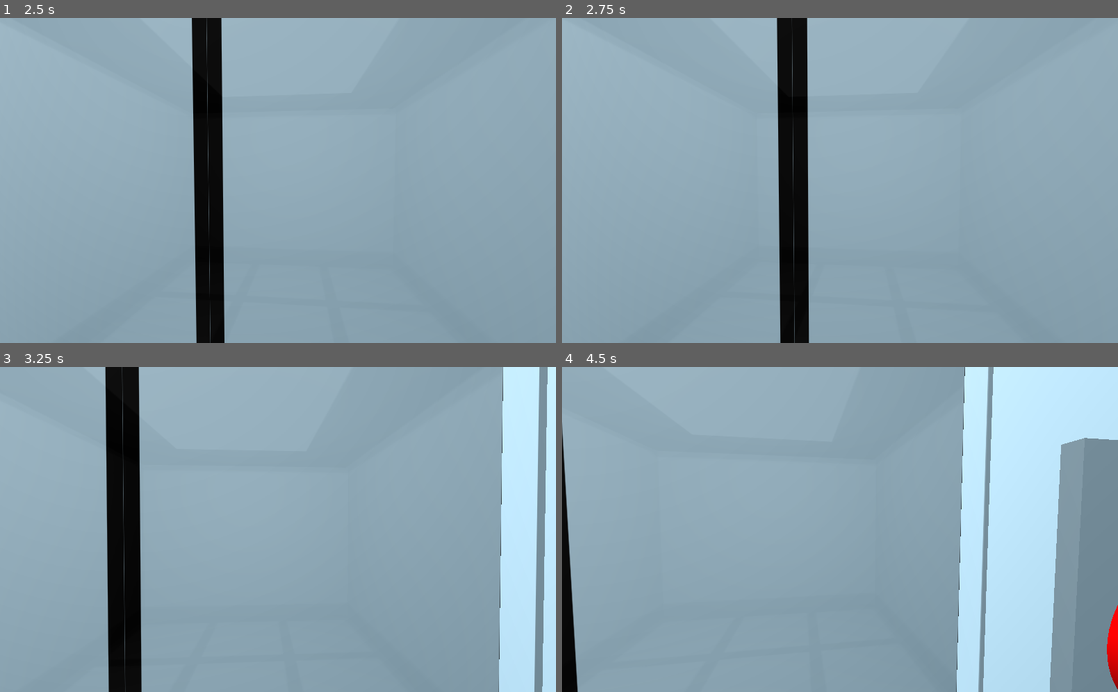
Above: before the commit, frames 1-4 (two rows, left to right).
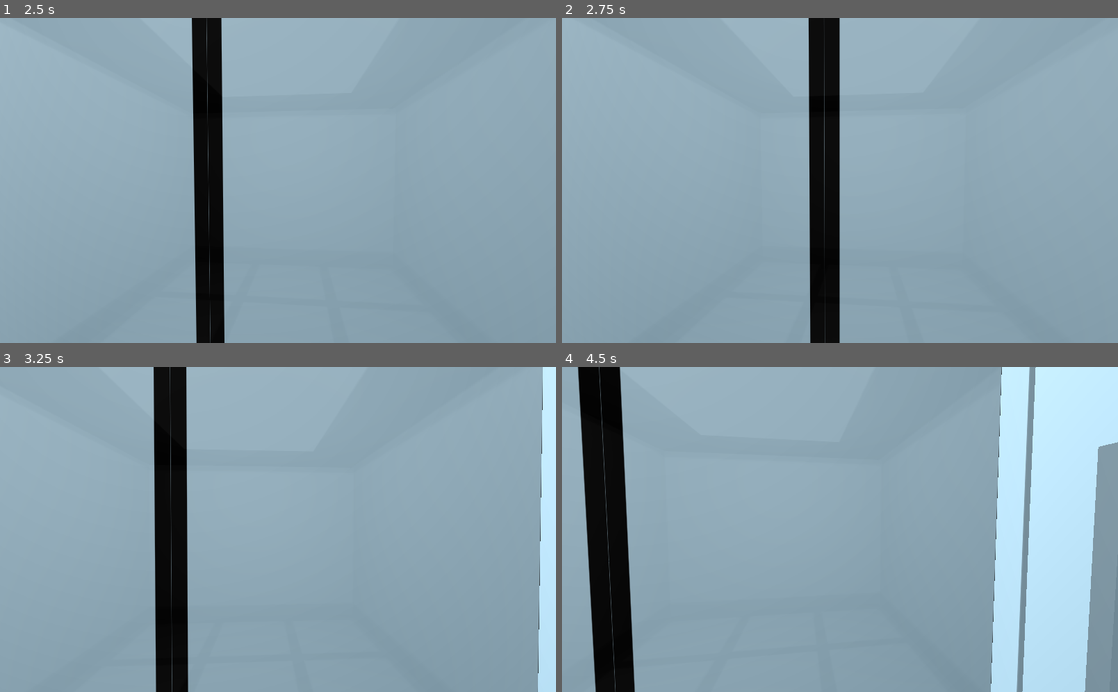
Above: after the commit, the same moments.

Repository: RoxoFoxo/the-elevator
Game: Godot game, scene res://scenes/MainMenu.tscn
The game is run twice, just before and just after one commit, with the same random seed, the same clock (stepped at 60 frames per second) and the same inputs.
Inputs (mouse positions are in pixels of both pictures, inside the frame that each line leads up to):
- Up to frame 1 (2.5 s): click "PLAY" at 0.5 s; tap Enter at 1.25 s; move the mouse to (305, 180) at 1.27 s; press the mouse at (305, 180) at 1.28 s; hold W (move_forward) from 1.28 s (still down); move the mouse to (250, 180) at 2.02 s; release the mouse at (250, 180) at 2.03 s; tap E (use) at 2.1 s
- Up to frame 2 (2.75 s): keep holding W (move_forward)
- Up to frame 3 (3.25 s): keep holding W (move_forward); move the mouse to (289, 523) at 2.77 s; press the mouse at (289, 523) at 2.78 s
- Up to frame 4 (4.5 s): keep holding W (move_forward); move the mouse to (834, 536) at 3.52 s; release the mouse at (834, 536) at 3.53 s; tap E (use) at 3.6 s; move the mouse to (878, 532) at 4.27 s; press the mouse at (878, 532) at 4.28 s

Frame 1 is identical in both runs. In frame 2, 11% of the frame differs, in the area x 38-50%, y 0-100%; in frame 3, 20%; in frame 4, 21%, in the area x 0-100%, y 0-100%.

Commit message:
Feat: more beachballs

Diff:
--- a/scenes/Act1.gd
+++ b/scenes/Act1.gd
@@ -80,7 +80,7 @@
 	yield($"../Dialog", "done")
 	_say1("nowadays it's so easy to misunderstand people", 0.05)
 	yield($"../Dialog", "done")
-	_say1("did you know that my boyfrind thought that I" +
+	_say1("did you know that my boyfriend thought that I" +
 	" was pregnant just because I wanted a pineapple on my milkshake?", 0.05)
 	yield($"../Dialog", "done")
 	# = pause
@@ -137,7 +137,7 @@
 	yield($"../Dialog", "done")
 	_say2("I don't like to be famous", 0.05)
 	yield($"../Dialog", "done")
-	_say2("only bad things happens with fammous people", 0.05)
+	_say2("only bad things happens with famous people", 0.05)
 	yield($"../Dialog", "done")
 	_say2("even more if you have a BlueBird account", 0.05)
 	yield($"../Dialog", "done")
--- a/scenes/EndingFloor.tscn
+++ b/scenes/EndingFloor.tscn
@@ -293,6 +293,26 @@
 [sub_resource type="SphereMesh" id=92]
 
 [sub_resource type="SpatialMaterial" id=93]
+albedo_texture = ExtResource( 2 )
+
+[sub_resource type="PhysicsMaterial" id=94]
+bounce = 0.5
+
+[sub_resource type="SphereShape" id=95]
+
+[sub_resource type="SphereMesh" id=96]
+
+[sub_resource type="SpatialMaterial" id=97]
+albedo_texture = ExtResource( 2 )
+
+[sub_resource type="PhysicsMaterial" id=98]
+bounce = 0.5
+
+[sub_resource type="SphereShape" id=99]
+
+[sub_resource type="SphereMesh" id=100]
+
+[sub_resource type="SpatialMaterial" id=101]
 albedo_texture = ExtResource( 2 )
 
 [node name="EndingFloor" type="Spatial"]
@@ -747,25 +767,25 @@
 [node name="MeshInstance" type="MeshInstance" parent="RigidBody"]
 transform = Transform( 1, 0, 0, 0, -4.37114e-08, -1, 0, 1, -4.37114e-08, 0, 0.4, 0 )
 mesh = SubResource( 86 )
-material/0 = SubResource( 94 )
+material/0 = SubResource( 87 )
 
 [node name="MeshInstance2" type="MeshInstance" parent="RigidBody"]
 transform = Transform( 1, 0, 0, 0, 1, 0, 0, 0, 1, 0, 0.1, 0 )
-mesh = SubResource( 87 )
-material/0 = SubResource( 94 )
+mesh = SubResource( 88 )
+material/0 = SubResource( 87 )
 
 [node name="MeshInstance3" type="MeshInstance" parent="RigidBody"]
 transform = Transform( 1, 0, 0, 0, 1, 0, 0, 0, 1, -0.07, -0.3, 0 )
 mesh = SubResource( 89 )
-material/0 = SubResource( 94 )
+material/0 = SubResource( 87 )
 
 [node name="MeshInstance4" type="MeshInstance" parent="RigidBody"]
 transform = Transform( 1, 0, 0, 0, 1, 0, 0, 0, 1, 0.07, -0.3, 0 )
 mesh = SubResource( 89 )
-material/0 = SubResource( 94 )
+material/0 = SubResource( 87 )
 
 [node name="BeachBall" type="RigidBody" parent="."]
-transform = Transform( 0.913886, 0.405971, 0, -0.405971, 0.913886, 0, 0, 0, 1, 0.205678, 1.3016, -2.8891 )
+transform = Transform( 0.913886, 0.405971, 0, -0.405971, 0.913886, 0, 0, 0, 1, 0.205678, 2.44879, -2.8891 )
 physics_material_override = SubResource( 90 )
 __meta__ = {
 "_edit_group_": true
@@ -779,3 +799,35 @@
 transform = Transform( 0.2, 0, 0, 0, 0.2, 0, 0, 0, 0.2, 0, 0, 0 )
 mesh = SubResource( 92 )
 material/0 = SubResource( 93 )
+
+[node name="BeachBall2" type="RigidBody" parent="."]
+transform = Transform( 0.308635, -0.951181, 0, 0.843408, 0.273666, -0.462352, 0.439781, 0.142698, 0.886696, -1.72182, 1.3016, -0.120258 )
+physics_material_override = SubResource( 94 )
+__meta__ = {
+"_edit_group_": true
+}
+
+[node name="CollisionShape" type="CollisionShape" parent="BeachBall2"]
+transform = Transform( 0.2, 0, 0, 0, 0.2, 0, 0, 0, 0.2, 0, 0, 0 )
+shape = SubResource( 95 )
+
+[node name="MeshInstance" type="MeshInstance" parent="BeachBall2"]
+transform = Transform( 0.2, 0, 0, 0, 0.2, 0, 0, 0, 0.2, 0, 0, 0 )
+mesh = SubResource( 96 )
+material/0 = SubResource( 97 )
+
+[node name="BeachBall3" type="RigidBody" parent="."]
+transform = Transform( -0.825866, -0.323692, 0.461702, 0.3529, -0.93534, -0.0245038, 0.439781, 0.142698, 0.886696, 2.01596, 0.377217, 1.92161 )
+physics_material_override = SubResource( 98 )
+__meta__ = {
+"_edit_group_": true
+}
+
+[node name="CollisionShape" type="CollisionShape" parent="BeachBall3"]
+transform = Transform( 0.2, 0, 0, 0, 0.2, 0, 0, 0, 0.2, 0, 0, 0 )
+shape = SubResource( 99 )
+
+[node name="MeshInstance" type="MeshInstance" parent="BeachBall3"]
+transform = Transform( 0.2, 0, 0, 0, 0.2, 0, 0, 0, 0.2, 0, 0, 0 )
+mesh = SubResource( 100 )
+material/0 = SubResource( 101 )
Not shown: 2 places in scenes/EndingFloor.tscn that only renumber resources
Not shown: 4 places in scenes/MainMenu.tscn that only renumber resources
Not shown: 1 places in scenes/MainScene.tscn that only renumber resources
